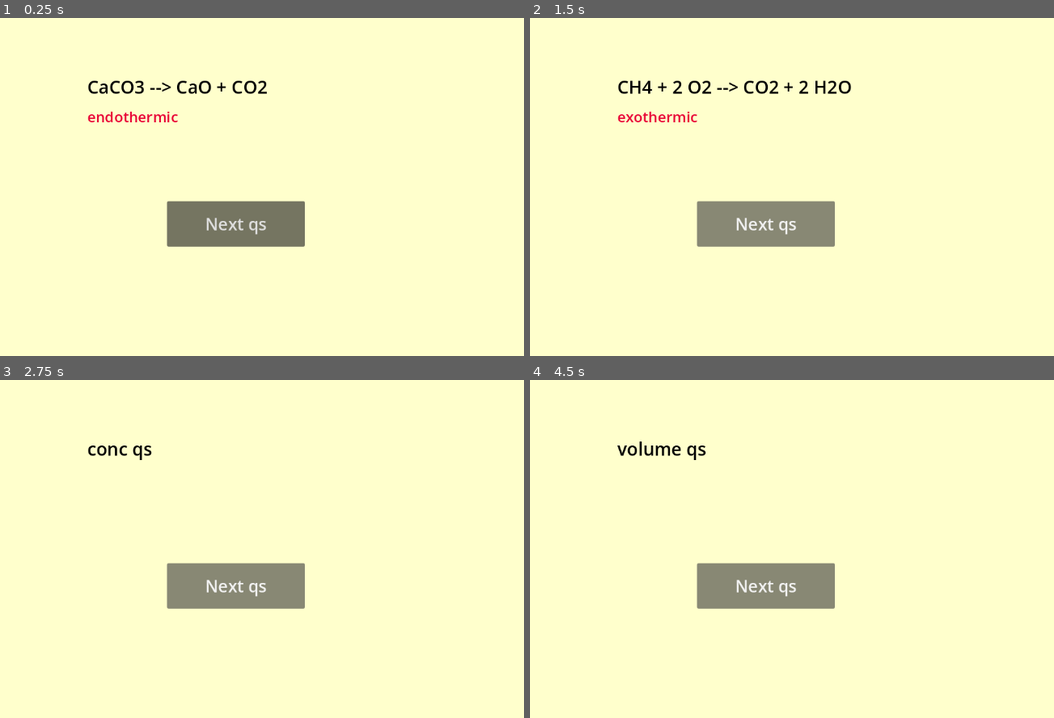
Above: before the commit, frames 1-4 (two rows, left to right).
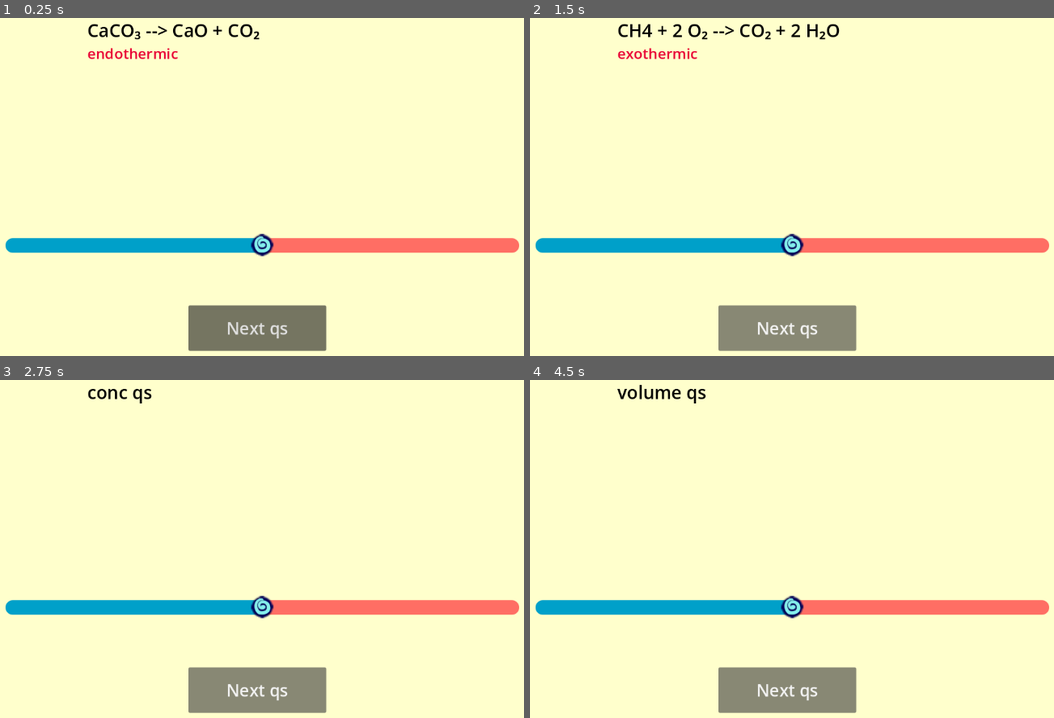
Above: after the commit, the same moments.

Repository: iisalut/Le-Chateliers-Principles-game
Game: Godot game, scene res://quiz.tscn
Same seed, same stepped clock (60 frames per second), same inputs: the game is played once before the commit and once after it. The project has no main scene, so this scene is started directly.
Inputs:
- Up to frame 1 (0.25 s): no input
- Up to frame 2 (1.5 s): click "Next qs" at 0.5 s; click "Next qs" at 1.25 s
- Up to frame 3 (2.75 s): click "Next qs" at 2 s
- Up to frame 4 (4.5 s): tap Enter at 2.75, 4.25 s; tap Space at 3.5 s

The runs differ from the first frame. In frame 1, 12% of the frame differs, in the area x 0-100%, y 1-99%; in frame 2, 13%; in frame 3, 11%; in frame 4, 12%.

Commit message:
customized H slider and set up steps

Diff:
--- a/actual-le-chateliers/game_manager.gd
+++ b/actual-le-chateliers/game_manager.gd
@@ -21,6 +21,7 @@
 		curr_enthalpy=inner_dict[rxn]
 
 
+
 func final_temp():
 	random_select_temp= randi_range(0,5)
 	choose_temp_qs()
--- a/actual-le-chateliers/qs_data.gd
+++ b/actual-le-chateliers/qs_data.gd
@@ -1,9 +1,9 @@
 extends Node
 
-var temp_qs_dict={ 0: {"CH4 + 2 O2 --> CO2 + 2 H2O" :"exothermic"},
-1:{"HCl + NaOH --> NaCl + H2O": "exothermic"},
-2:{"C6H12O6 +6 O2 --> 6 CO2 + 6 H2O" :"exothermic"},
-3:{"6 CO2 + 6 H2O --> C6H12O6 + 6 O2" : "endothermic"},
-4:{"CaCO3 --> CaO + CO2" : "endothermic"},
-5:{"NH4NO3 --> NH4+ + NO3-" : "endothermic"}
+var temp_qs_dict={ 0: {"CH4 + 2 O₂ --> CO₂ + 2 H₂O" :"exothermic"},
+1:{"HCl + NaOH --> NaCl + H₂O": "exothermic"},
+2:{"C₆H₁₂O₆ +6 O₂ --> 6 CO₂ + 6 H₂O" :"exothermic"},
+3:{"6 CO₂ + 6 H₂O --> C₆H₁₂O₆ + 6 O₂" : "endothermic"},
+4:{"CaCO₃ --> CaO + CO₂" : "endothermic"},
+5:{"NH4NO₃ --> NH⁴⁺ + NO³⁻" : "endothermic"}
 }
--- a/actual-le-chateliers/quiz.tscn
+++ b/actual-le-chateliers/quiz.tscn
@@ -1,6 +1,27 @@
 [gd_scene format=3 uid="uid://c80m0tjntyelg"]
 
 [ext_resource type="Script" uid="uid://db6sying4eqq5" path="res://game_manager.gd" id="1_kninm"]
+[ext_resource type="Texture2D" uid="uid://b7aprc0n0lgul" path="res://blue_grabber.PNG" id="2_k7kv1"]
+
+[sub_resource type="StyleBoxFlat" id="StyleBoxFlat_kninm"]
+bg_color = Color(0.60038817, 0.43917835, 0.60038817, 1)
+corner_radius_top_left = 27
+corner_radius_top_right = 27
+corner_radius_bottom_right = 27
+corner_radius_bottom_left = 27
+
+[sub_resource type="Gradient" id="Gradient_k7kv1"]
+offsets = PackedFloat32Array(0.4976744, 0.5069767)
+colors = PackedColorArray(3.946722e-06, 0.6260731, 0.78854394, 1, 1, 0.43177995, 0.39098734, 1)
+
+[sub_resource type="GradientTexture1D" id="GradientTexture1D_i0i4q"]
+gradient = SubResource("Gradient_k7kv1")
+
+[sub_resource type="StyleBoxEmpty" id="StyleBoxEmpty_rmnlm"]
+
+[sub_resource type="StyleBoxEmpty" id="StyleBoxEmpty_i0i4q"]
+
+[sub_resource type="StyleBoxEmpty" id="StyleBoxEmpty_hgkws"]
 
 [node name="quiz" type="Control" unique_id=987375832]
 layout_mode = 3
@@ -20,29 +41,59 @@
 [node name="question_label" type="RichTextLabel" parent="." unique_id=886499720]
 layout_mode = 0
 offset_left = 261.0
-offset_top = 113.0
+offset_top = 12.0
 offset_right = 837.0
-offset_bottom = 272.0
+offset_bottom = 171.0
 theme_override_colors/default_color = Color(0, 0, 0, 1)
 theme_override_font_sizes/normal_font_size = 32
 bbcode_enabled = true
+text = "questions"
 
 [node name="enthalpy_label" type="RichTextLabel" parent="." unique_id=1112398362]
 layout_mode = 0
 offset_left = 261.0
-offset_top = 171.0
+offset_top = 58.0
 offset_right = 522.0
-offset_bottom = 235.0
+offset_bottom = 122.0
 theme_override_colors/default_color = Color(0.9129348, 0, 0.20002878, 1)
 theme_override_font_sizes/normal_font_size = 26
+text = "enthalpy"
 
 [node name="Button" type="Button" parent="." unique_id=317094057]
 layout_mode = 0
-offset_left = 403.0
-offset_top = 340.0
-offset_right = 649.0
-offset_bottom = 421.0
+offset_left = 441.0
+offset_top = 526.0
+offset_right = 687.0
+offset_bottom = 607.0
 theme_override_font_sizes/font_size = 30
 text = "Next qs"
 
+[node name="PanelContainer" type="PanelContainer" parent="." unique_id=1756060802]
+clip_children = 1
+layout_mode = 0
+offset_left = 115.0
+offset_top = 406.0
+offset_right = 1031.0
+offset_bottom = 432.0
+theme_override_styles/panel = SubResource("StyleBoxFlat_kninm")
+
+[node name="TextureRect" type="TextureRect" parent="PanelContainer" unique_id=76080980]
+layout_mode = 2
+texture = SubResource("GradientTexture1D_i0i4q")
+
+[node name="HSlider2" type="HSlider" parent="." unique_id=2080033539]
+layout_mode = 0
+offset_left = 115.0
+offset_top = 398.0
+offset_right = 1031.0
+offset_bottom = 438.0
+theme_override_icons/grabber = ExtResource("2_k7kv1")
+theme_override_icons/grabber_highlight = ExtResource("2_k7kv1")
+theme_override_styles/slider = SubResource("StyleBoxEmpty_rmnlm")
+theme_override_styles/grabber_area = SubResource("StyleBoxEmpty_i0i4q")
+theme_override_styles/grabber_area_highlight = SubResource("StyleBoxEmpty_hgkws")
+min_value = -50.0
+max_value = 50.0
+step = 10.0
+
 [connection signal="pressed" from="Button" to="." method="_on_button_pressed"]
Binary file added: actual-le-chateliers/addons/blue_grabber.PNG
Not shown, added: actual-le-chateliers/addons/blue_grabber.PNG.import
Binary file added: actual-le-chateliers/blue_grabber.PNG
Not shown, added: actual-le-chateliers/blue_grabber.PNG.import
Not shown, changed: .DS_Store
